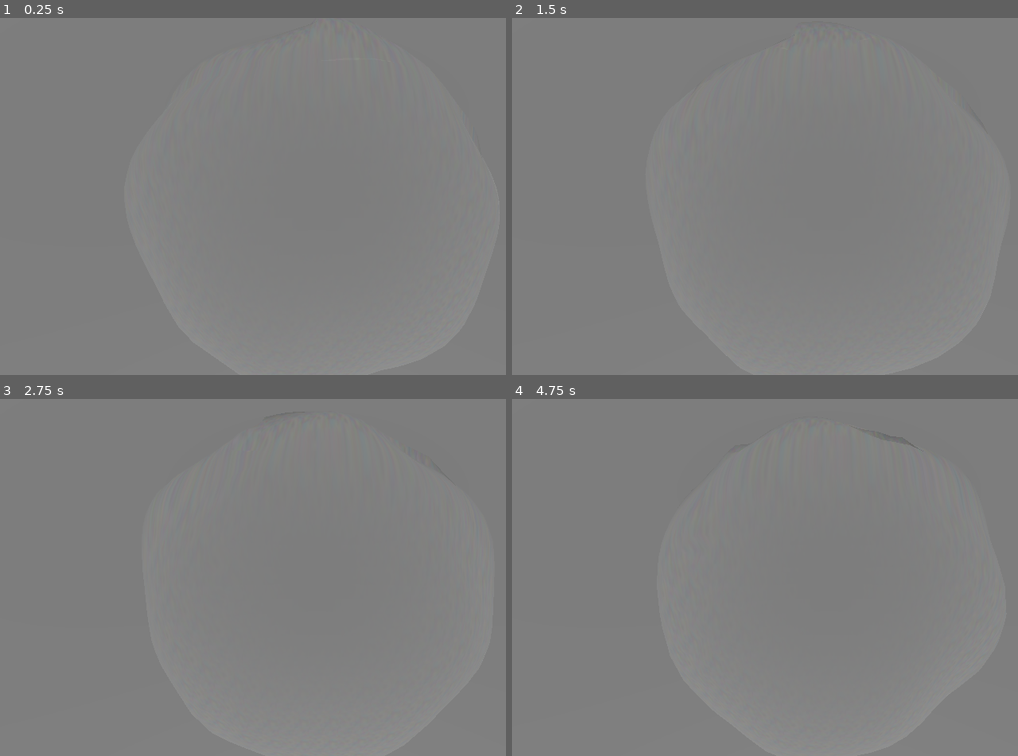
Above: before the commit, frames 1-4 (two rows, left to right).
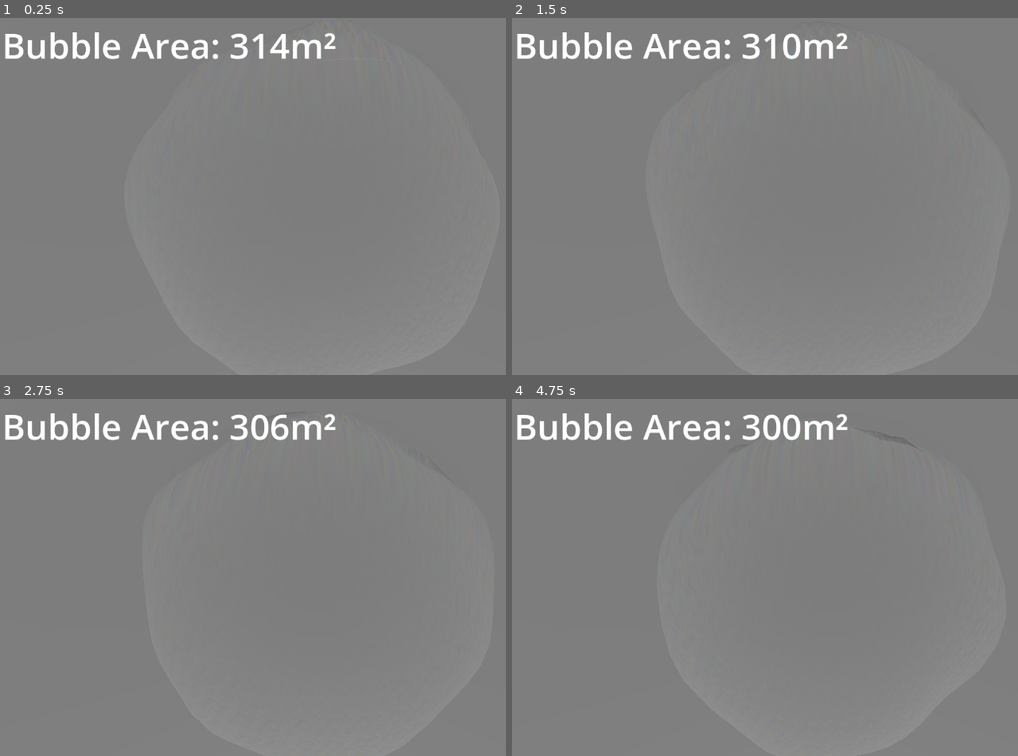
Above: after the commit, the same moments.

Repository: Lycentzia/platzen-oder-profit
Game: Godot game, scene res://main.tscn
The game is run twice, just before and just after one commit, with the same random seed, the same clock (stepped at 60 frames per second) and the same inputs.
Inputs:
- Up to frame 1 (0.25 s): no input
- Up to frame 2 (1.5 s): no input
- Up to frame 3 (2.75 s): no input
- Up to frame 4 (4.75 s): tap Enter at 3.5 s

The runs differ from the first frame. In frame 1, 1.8% of the frame differs, in the area x 0-67%, y 4-12%; in frame 2, 1.8%; in frame 3, 1.9%; in frame 4, 1.9%.

Commit message:
score label

Diff:
--- a/main.gd
+++ b/main.gd
@@ -1,10 +1,15 @@
 extends Node
 
 @onready var sphere = $Sphere
+@onready var scores = $UI/Scores
 
+var sphereInitialRadius = 10 # how to get this programmatically?
 var sphereShrinkRate = 0.999
 
 func _on_tick_timeout():
 	var scaleBefore = sphere.scale
 	var scaleAfter = scaleBefore * Vector3(sphereShrinkRate, sphereShrinkRate, sphereShrinkRate)
 	sphere.scale = scaleAfter
+
+	var sphereArea = sphere.scale.x * sphereInitialRadius * sphereInitialRadius * PI
+	scores.text = "Bubble Area: " + str(round(sphereArea)) + "m²"
--- a/main.tscn
+++ b/main.tscn
@@ -8,6 +8,9 @@
 
 [sub_resource type="BoxMesh" id="BoxMesh_v84ks"]
 size = Vector3(100, 2, 100)
+
+[sub_resource type="LabelSettings" id="LabelSettings_mos35"]
+font_size = 64
 
 [node name="Main" type="Node"]
 script = ExtResource("1_62uqs")
@@ -37,4 +40,19 @@
 wait_time = 0.1
 autostart = true
 
+[node name="UI" type="Control" parent="."]
+layout_mode = 3
+anchors_preset = 0
+offset_right = 40.0
+offset_bottom = 40.0
+
+[node name="Scores" type="Label" parent="UI"]
+layout_mode = 0
+offset_left = 5.0
+offset_top = 5.0
+offset_right = 43.0
+offset_bottom = 29.0
+text = "Bubble Area"
+label_settings = SubResource("LabelSettings_mos35")
+
 [connection signal="timeout" from="Tick" to="." method="_on_tick_timeout"]
Not shown: 1 places in main.tscn that only renumber resources
